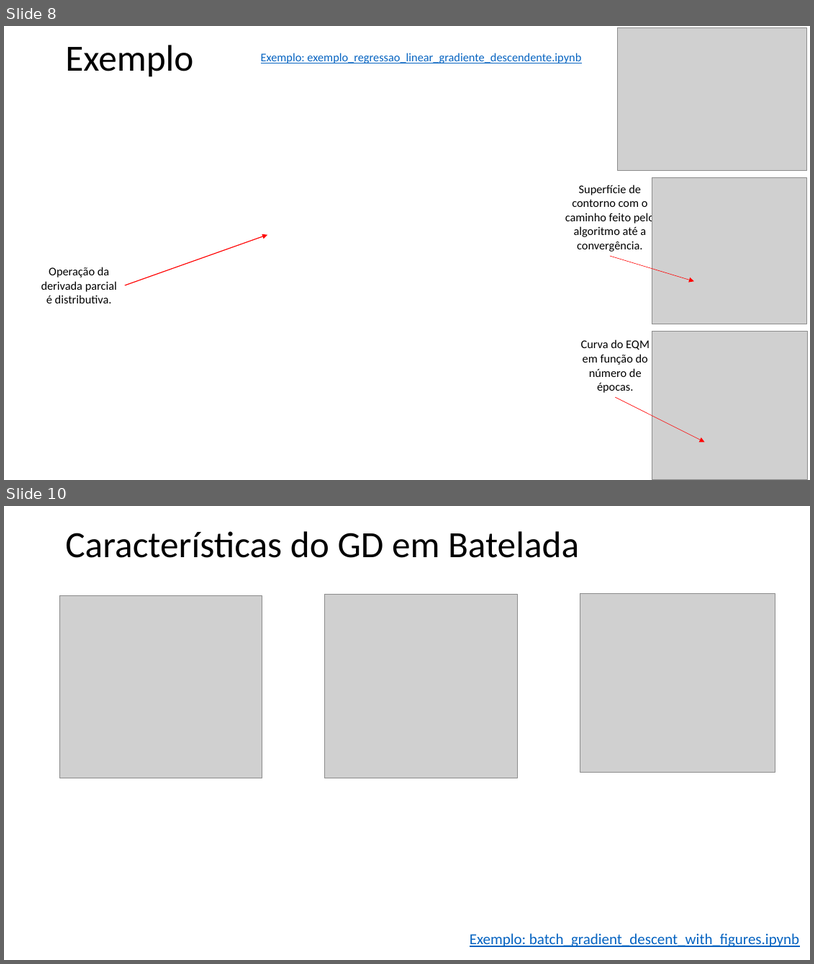
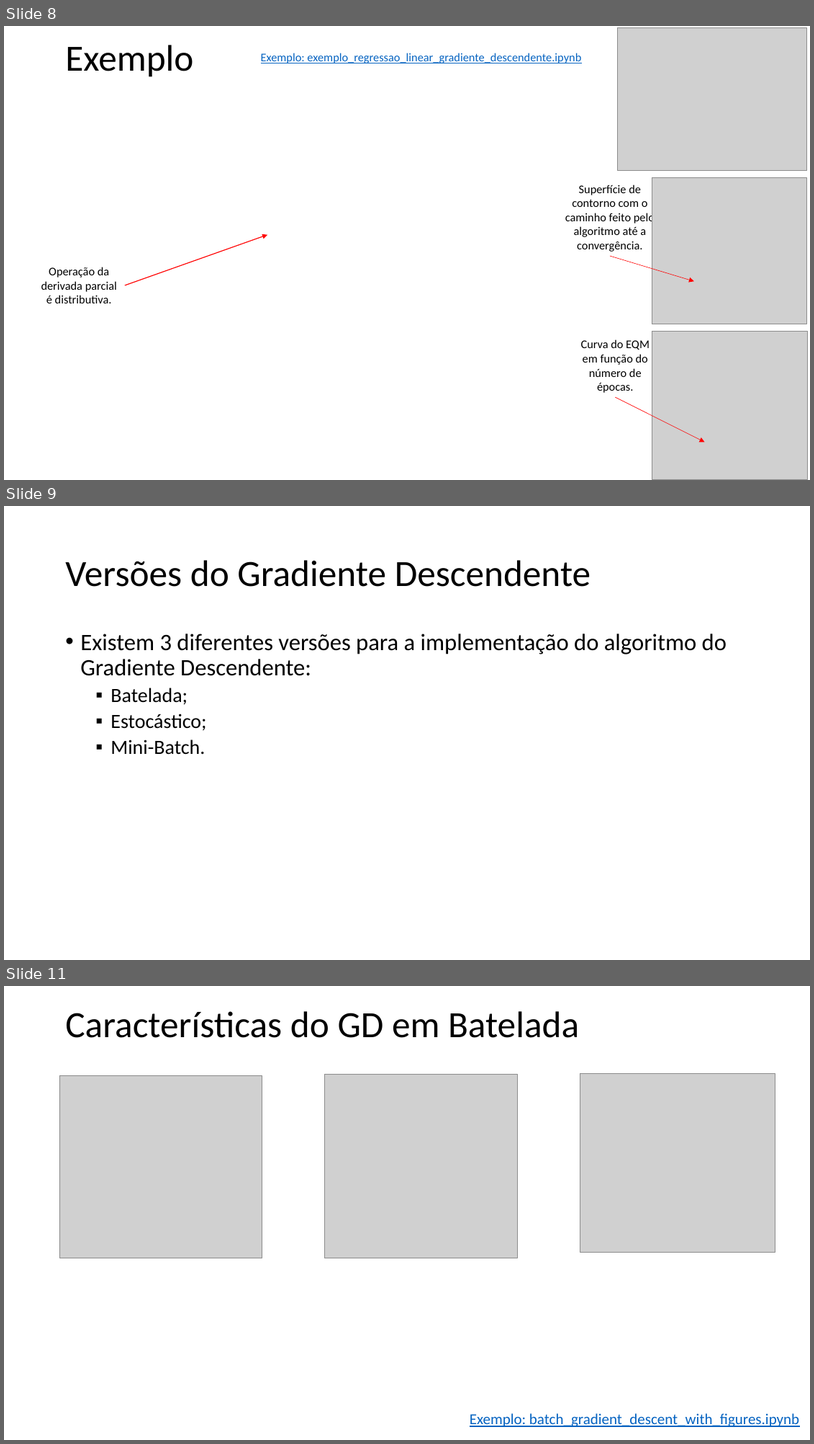
Before and after one commit to zz4fap/t319_aprendizado_de_maquina, a slide deck: slides/T319_Regressão_Linear (Parte II).pptx. Shown one above the other, each under a label of ours: slides 8 and 10 before the commit, slides 8, 9 and 11 after it; the slides between them are not shown. The pictures are 814x964 and 814x1444 pixels, drawn with LibreOffice and Linux fonts; fonts in the diff are those of the drawing; grey boxes stand for pictures. Boxes give left, top, right and bottom in pixels: in the first picture for what was removed or moved away, otherwise in the second. Text is boxed around its words. In the diff, an @@ line names an element or a change of style, - is before the commit and + after.

```diff
--- a/slides/T319_Regressão_Linear (Parte II).pptx
+++ b/slides/T319_Regressão_Linear (Parte II).pptx
@@ slide 9 added at box(4, 506, 810, 960), background #FFFFFF @@
@@ title added at box(65, 560, 591, 587), 44 pt, text #000000 @@
+Versões do Gradiente Descendente
@@ text added at box(80, 633, 727, 754), 28 pt, text #000000 @@
+• Existem 3 diferentes versões para a implementação do algoritmo do Gradiente Descendente:
+  ▪ Batelada;
+  ▪ Estocástico;
+  ▪ Mini-Batch.
@@ what was slide 10 is now slide 11 @@
```
Also in this commit, not shown: 2 slides changed, 1 other file.
